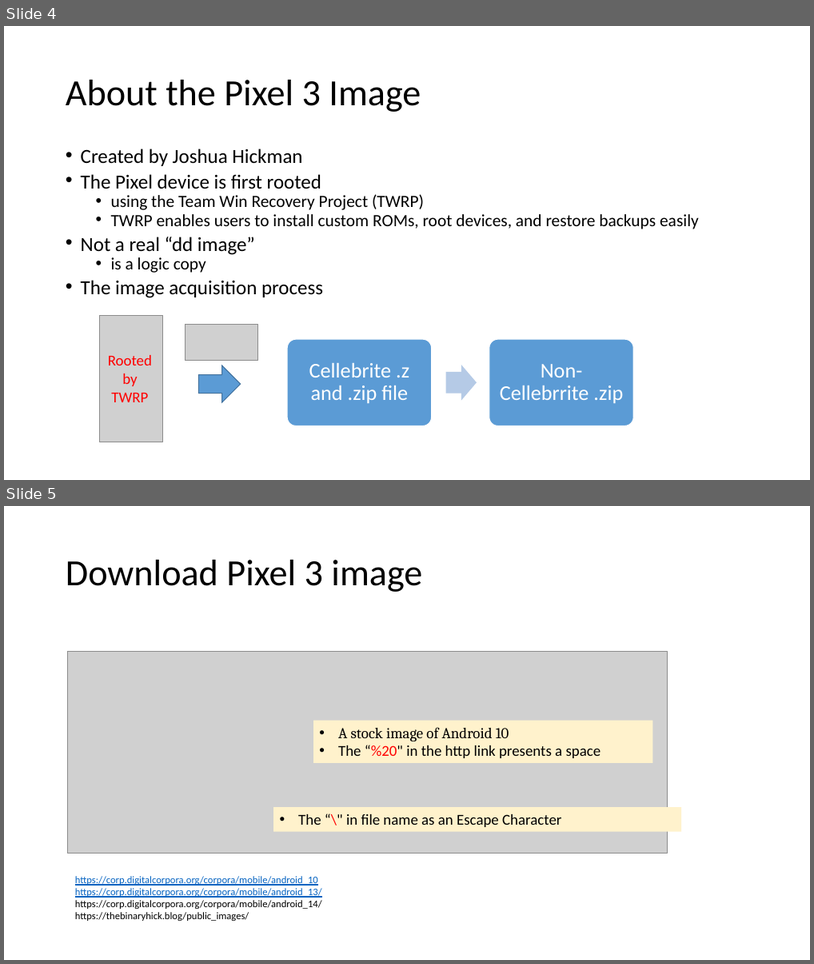
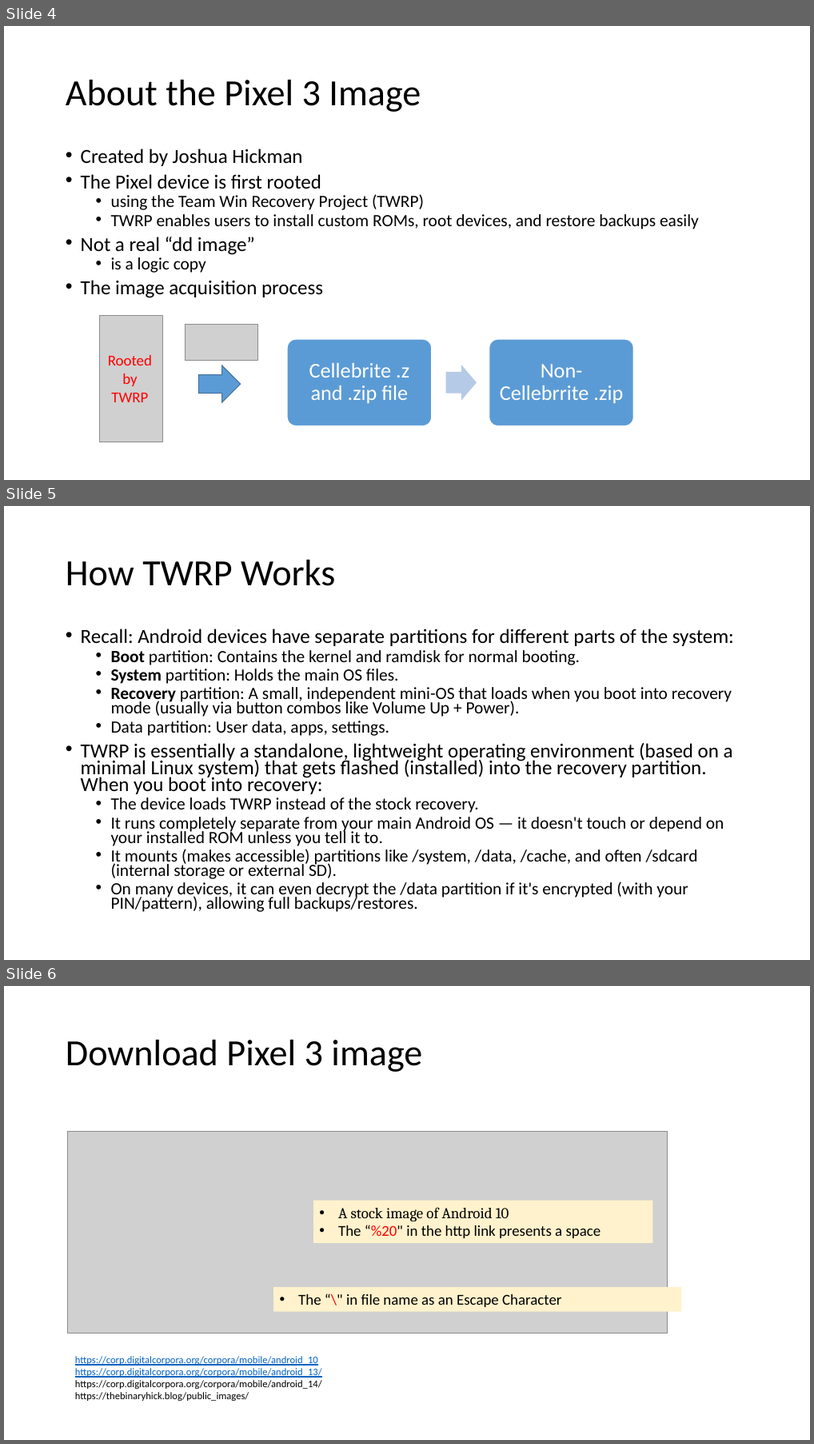
Before and after one commit to frankwxu/digital-forensics-lab, a slide deck: Android10/1_Pixel3_Image.pptx. Shown one above the other, each under a label of ours: slides 4 and 5 before the commit, slides 4, 5 and 6 after it. The pictures are 814x964 and 814x1444 pixels, drawn with LibreOffice and Linux fonts; fonts in the diff are those of the drawing; grey boxes stand for pictures; background and template pictures are left out. Boxes give left, top, right and bottom in pixels: in the first picture for what was removed or moved away, otherwise in the second. Text is boxed around its words. In the diff, an @@ line names an element or a change of style, - is before the commit and + after.

Commit message:
update Android PPT

```diff
--- a/Android10/1_Pixel3_Image.pptx
+++ b/Android10/1_Pixel3_Image.pptx
@@ slide 5 added at (x1=4, y1=506, x2=810, y2=960), background #FFFFFF @@
@@ title added at (x1=66, y1=560, x2=335, y2=586), 44 pt, text #000000 @@
+How TWRP Works
@@ text added at (x1=81, y1=628, x2=734, y2=912), 20.4 pt, text #000000 @@
+• Recall: Android devices have separate partitions for different parts of the system:
+  • Boot partition: Contains the kernel and ramdisk for normal booting.
+  • System partition: Holds the main OS files.
+  • Recovery partition: A small, independent mini-OS that loads when you boot into recovery mode (usually via button combos like Volume Up + Power).
+  • Data partition: User data, apps, settings.
+• TWRP is essentially a standalone, lightweight operating environment (based on a minimal Linux system) that gets flashed (installed) into the recovery partition. When you boot into recovery:
+  • The device loads TWRP instead of the stock recovery.
+  • It runs completely separate from your main Android OS — it doesn't touch or depend on your installed ROM unless you tell it to.
+  • It mounts (makes accessible) partitions like /system, /data, /cache, and often /sdcard (internal storage or external SD).
+  • On many devices, it can even decrypt the /data partition if it's encrypted (with your PIN/pattern), allowing full backups/restores.
@@ what was slide 5 is now slide 6 @@
```
Also in this commit, not shown: 4 slides changed.
